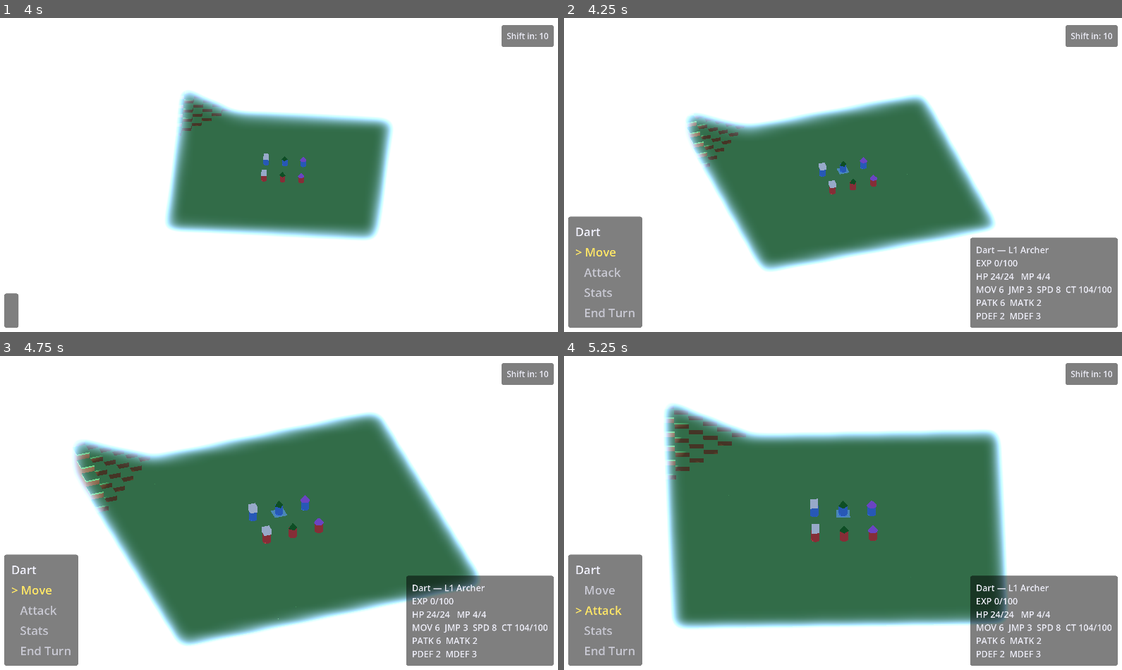
Above: before the commit, frames 1-4 (two rows, left to right).
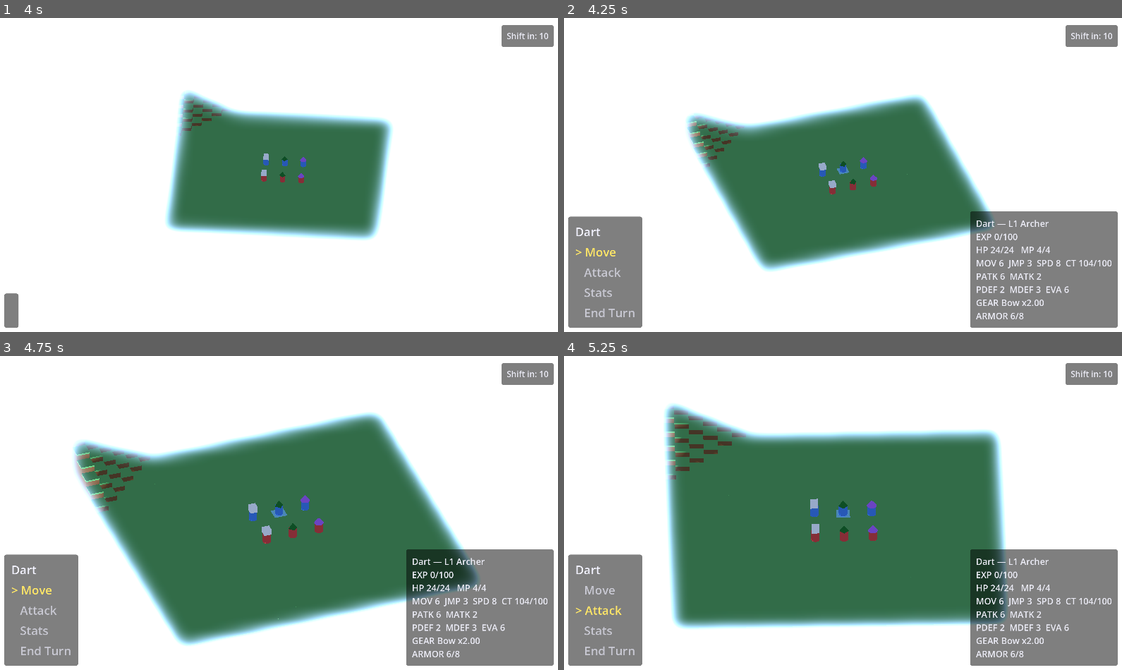
Above: after the commit, the same moments.

Repository: ZWMiller/cylinder_tactics
Game: Godot game, scene res://scenes/Main.tscn
The game is run twice, just before and just after one commit, with the same random seed, the same clock (stepped at 60 frames per second) and the same inputs.
Inputs (mouse positions are in pixels of both pictures, inside the frame that each line leads up to):
- Up to frame 1 (4 s): tap Enter (ui_accept) at 0.5, 0.77, 3.5, 3.77 s; move the mouse to (401, 159) at 0.52 s; hold Up (ui_up) 0.53-1.25 s; hold Q 0.53-1.25 s; click (401, 159) at 0.67 s; drag from (167, 190) to (251, 240) at 1.27 s; move the mouse to (334, 105) at 2.02 s; hold Up (ui_up) 2.03-2.75 s; tap T at 2.1 s; drag from (251, 240) to (111, 127) at 2.77 s; move the mouse to (446, 225) at 3.52 s; hold Left (ui_left) from 3.53 s (still down); hold E from 3.53 s (still down)
- Up to frame 2 (4.25 s): keep holding Left (ui_left); keep holding E
- Up to frame 3 (4.75 s): release Left (ui_left) at 4.25 s; release E at 4.25 s; drag from (111, 465) to (195, 434) at 4.27 s
- Up to frame 4 (5.25 s): move the mouse to (870, 513) at 5.02 s; hold Down (ui_down) from 5.03 s (still down); hold Q from 5.03 s (still down); click (870, 513) at 5.17 s

Frame 1 is identical in both runs. In frame 2, 3.2% of the frame differs, in the area x 72-100%, y 61-96%; in frame 3, 3.3%; in frame 4, 3.3%.

Commit message:
Add equipment + multiplicative damage model with armor sets
Replace subtractive atk-def with a multiplicative model where gear owns
part of the damage budget:
  offense    = round(atk x weapon.power)        (unarmed power = 1.0)
  mitigation = round(def x sum(armor) x scale)   (unarmored = 0)
  damage     = max(1, offense - mitigation)

- Equipment resource + in-code catalog (scripts/items/Equipment.gd):
  8 weapons + shield + 4 equal-budget armor sets, with wield requirements.
- Unit: two hand + three armor slots, equip/can_equip, weapon_power_for,
  armor_total, modifiers folded into max_stats, class default loadouts.
- CombatResolver: two global scale knobs (ARMOR_PHYS_SCALE 0.16 /
  ARMOR_MAG_SCALE 0.18), round-half-up; accuracy hook wired but dormant.
- Cloth set bonus (full set only): +1 mag_atk / +1 evasion (dodge);
  evasion reuses the reserved StatBlock field, inert until the hit formula.
- Stat panel shows EVA + gear/armor line; docs/EQUIPMENT.md + decision log.

Co-Authored-By: Claude Opus 4.8 <noreply@anthropic.com>

Diff:
--- a/scripts/Unit.gd
+++ b/scripts/Unit.gd
@@ -64,6 +64,23 @@
 ## system) updates this; `move_to` only handles the *visual* glide.
 var grid_coord: Vector2i = Vector2i.ZERO
 
+# --- Equipment (weapons + armor that feed the combat math) -------------------
+# The mount points: two hands (a weapon and a shield/offhand, or one two-hander filling
+# both) plus head/chest/boots armor. Gear supplies the multiplicative damage model's
+# weapon `power` and summed `armor_phys/mag` (see docs/EQUIPMENT.md and `CombatResolver`),
+# and may carry stat-rider `modifiers` folded into `max_stats`. Set at spawn from the class
+# default loadout; a real inventory/equip UI lands with the loot system.
+
+## The two hand mounts, front = main hand. A two-handed weapon sits in `hands[0]` with
+## `hands[1]` left null. Entries are `Equipment` or null. Iterated for weapon power, armor,
+## and modifiers, so it stays a plain list rather than two named vars.
+var hands: Array[Equipment] = [null, null]
+
+## The three armor mounts. Each is an `Equipment` (slot HEAD/CHEST/BOOTS) or null.
+var armor_head: Equipment = null
+var armor_chest: Equipment = null
+var armor_boots: Equipment = null
+
 # --- Stats (class base + per-person aptitude + banked level-up growth) ---------
 # Effective max stats = current class base + banked growth + aptitude:
 #   - `unit_class` (above) selects the base profile (and appearance),
@@ -180,6 +197,7 @@
 		recompute_stats()
 		current_hp = max_stats.max_hp
 		current_mp = max_stats.max_mp
+		_apply_default_loadout()   # gear the appearance-only path too (needs max_stats first)
 	# Idle until something calls `move_to`; no need to run `_process` every frame.
 	set_process(false)
 
@@ -272,6 +290,8 @@
 	recompute_stats()
 	current_hp = max_stats.max_hp
 	current_mp = max_stats.max_mp
+	# Gear depends on `max_stats` (requirement checks), so equip the class default loadout last.
+	_apply_default_loadout()
 
 
 ## Recompute `max_stats` from current class base + banked level-up growth + aptitude,
@@ -283,7 +303,10 @@
 	# unit still functions (zeroed) instead of crashing on a null base.
 	var base: StatBlock = cd.base if cd != null and cd.base != null else StatBlock.new()
 	var banked := UnitClasses.banked_growth(level_history)
-	max_stats = base.combined(banked).combined(_aptitude()).clamped_nonneg()
+	# Effective = class base + banked growth + aptitude + equipment riders, then floored at 0.
+	# Equipment modifiers (e.g. the Rapier's +1 speed) fold in here like aptitude, so re-equipping
+	# is just another recompute.
+	max_stats = base.combined(banked).combined(_aptitude()).combined(_equipment_modifiers()).clamped_nonneg()
 	current_hp = mini(current_hp, max_stats.max_hp)
 	current_mp = mini(current_mp, max_stats.max_mp)
 
@@ -345,12 +368,13 @@
 	var s := max_stats
 	# CT (Charge Time) is live initiative progress, shown beside SPD (its charge rate) as
 	# current/threshold — TurnManager.CT_THRESHOLD is the bar a unit fills to take its turn.
-	return "%s — L%d %s\nEXP %d/%d\nHP %d/%d   MP %d/%d\nMOV %d  JMP %d  SPD %d  CT %d/%d\nPATK %d  MATK %d\nPDEF %d  MDEF %d" % [
+	return "%s — L%d %s\nEXP %d/%d\nHP %d/%d   MP %d/%d\nMOV %d  JMP %d  SPD %d  CT %d/%d\nPATK %d  MATK %d\nPDEF %d  MDEF %d  EVA %d\n%s" % [
 		display_name(), level, UnitClasses.display_name(unit_class),
 		current_exp, EXP_PER_LEVEL,
 		current_hp, s.max_hp, current_mp, s.max_mp,
 		s.move, s.jump, s.speed, ct, TurnManager.CT_THRESHOLD,
-		s.phys_atk, s.mag_atk, s.phys_def, s.mag_def,
+		s.phys_atk, s.mag_atk, s.phys_def, s.mag_def, s.evasion,
+		equipment_summary(),
 	]
 
 
@@ -366,6 +390,137 @@
 			return Attack.physical_ranged()
 		_:
 			return Attack.physical_melee()
+
+
+## The damage multiplier from the equipped weapon matching `power_channel` (an `Attack.Power`):
+## a physical attack reads an equipped physical weapon, a magical attack an equipped staff/wand.
+## Returns 1.0 (the unarmed baseline — raw atk stat *is* the damage) when no matching weapon is
+## held, so a weaponless unit still fights. `CombatResolver` multiplies the atk stat by this.
+func weapon_power_for(power_channel: int) -> float:
+	var want := Equipment.Channel.PHYSICAL if power_channel == Attack.Power.PHYSICAL else Equipment.Channel.MAGICAL
+	for h in hands:
+		if h != null and h.channel == want:
+			return h.power
+	return 1.0
+
+
+## Sum of this unit's armor in one channel (`physical` → armor_phys, else armor_mag) across every
+## equipped piece — hands (shields) plus the three armor slots. Empty mounts contribute 0. This is
+## the `armor_*_total` the mitigation formula multiplies by the defense stat and the scale knob.
+func armor_total(physical: bool) -> float:
+	var total := 0.0
+	for e in _all_equipment():
+		total += e.armor_phys if physical else e.armor_mag
+	return total
+
+
+## The accuracy multiplier from the equipped weapon for `power_channel`, defaulting to 1.0.
+## A dormant hook for the future hit-chance formula (see `CombatResolver.hit_chance`); nothing
+## reads it yet, but it travels with the gear so evasion can plug in without re-plumbing.
+func weapon_accuracy_for(power_channel: int) -> float:
+	var want := Equipment.Channel.PHYSICAL if power_channel == Attack.Power.PHYSICAL else Equipment.Channel.MAGICAL
+	for h in hands:
+		if h != null and h.channel == want:
+			return h.accuracy
+	return 1.0
+
+
+## Whether this unit meets `item`'s requirement floors (checked field-by-field against the
+## current effective `max_stats`). A null/absent requirement is always satisfiable; before stats
+## are computed we allow it (spawn equips after `recompute_stats`). This is the strength/speed/
+## magic gate — a frail mage fails a Bastard Sword's phys_atk floor.
+func can_equip(item: Equipment) -> bool:
+	if item == null or item.requirements == null or max_stats == null:
+		return true
+	var r := item.requirements
+	var s := max_stats
+	return s.max_hp >= r.max_hp and s.max_mp >= r.max_mp and s.move >= r.move \
+		and s.jump >= r.jump and s.speed >= r.speed and s.phys_atk >= r.phys_atk \
+		and s.mag_atk >= r.mag_atk and s.phys_def >= r.phys_def and s.mag_def >= r.mag_def
+
+
+## Equip `item` into its slot and recompute stats (its modifiers may change them). Returns false
+## without changing anything if requirements aren't met. A two-handed weapon fills both hands; a
+## one-hander bumps off a held two-hander first, then takes the first free hand (else the main).
+func equip(item: Equipment) -> bool:
+	if not can_equip(item):
+		return false
+	match item.slot:
+		Equipment.Slot.HAND:
+			if item.hands >= 2:
+				hands[0] = item
+				hands[1] = null   # a two-hander occupies both mounts
+			else:
+				if hands[0] != null and hands[0].hands >= 2:
+					hands[0] = null   # drop the held two-hander to free a hand
+				if hands[0] == null:
+					hands[0] = item
+				elif hands[1] == null:
+					hands[1] = item
+				else:
+					hands[0] = item   # both full → replace main hand
+		Equipment.Slot.HEAD:
+			armor_head = item
+		Equipment.Slot.CHEST:
+			armor_chest = item
+		Equipment.Slot.BOOTS:
+			armor_boots = item
+	recompute_stats()
+	return true
+
+
+## Every non-null equipped piece, hands then armor — the one place that enumerates the mounts, so
+## armor-summing and modifier-folding share a single definition of "what's equipped".
+func _all_equipment() -> Array[Equipment]:
+	var out: Array[Equipment] = []
+	for h in hands:
+		if h != null:
+			out.append(h)
+	for a in [armor_head, armor_chest, armor_boots]:
+		if a != null:
+			out.append(a)
+	return out
+
+
+## The summed stat riders folded into `max_stats` by `recompute_stats`: each piece's own `modifiers`
+## (e.g. Rapier +1 speed) PLUS the set bonus if a full matching armor set is worn. Empty block when
+## nothing applies.
+func _equipment_modifiers() -> StatBlock:
+	var sum := StatBlock.new()
+	for e in _all_equipment():
+		if e.modifiers != null:
+			sum = sum.combined(e.modifiers)
+	var bonus := _active_set_bonus()
+	if bonus != null:
+		sum = sum.combined(bonus)
+	return sum
+
+
+## The set bonus a unit currently earns, or null. Requires all three armor slots filled with the
+## SAME non-empty `set_id` (e.g. full Cloth) — a partial set grants nothing. Set bonuses are defined
+## centrally in `Equipment.set_bonus`.
+func _active_set_bonus() -> StatBlock:
+	if armor_head == null or armor_chest == null or armor_boots == null:
+		return null
+	var id := armor_head.set_id
+	if id == &"" or armor_chest.set_id != id or armor_boots.set_id != id:
+		return null
+	return Equipment.set_bonus(id)
+
+
+## A short gear line for the inspect panel: the active weapon (name × power) and the summed
+## armor (phys/mag), so the equipment driving the combat math is visible on hover.
+func equipment_summary() -> String:
+	var weapon := "unarmed"
+	for h in hands:
+		if h != null and h.channel != Equipment.Channel.NONE:
+			weapon = "%s x%.2f" % [h.display_name, h.power]
+			break
+	var line := "GEAR %s\nARMOR %d/%d" % [weapon, int(armor_total(true)), int(armor_total(false))]
+	# Show the active set name so the set bonus reads as "on" at a glance (e.g. "[cloth set]").
+	if _active_set_bonus() != null:
+		line += "  [%s set]" % armor_head.set_id
+	return line
 
 
 ## Whether this unit knows at least one spell — gates the "Spell" action in the turn menu so it
@@ -574,6 +729,39 @@
 	return spells
 
 
+## The starting gear a fresh unit of `klass` carries (until inventory/loot exists): the three
+## battle archetypes from the balance pass — a Soldier with sword + shield + chainmail (the
+## all-rounder), an Archer with bow + leather, a Mage with staff + cloth. Returns fresh
+## `Equipment` instances each call so no two units share an item resource.
+static func default_loadout_for_class(klass: int) -> Array[Equipment]:
+	var kit: Array[Equipment] = []
+	match klass:
+		UnitClasses.Class.SOLDIER:
+			kit.append(Equipment.straight_sword())
+			kit.append(Equipment.shield())
+			kit.append_array(Equipment.chainmail_set())
+		UnitClasses.Class.ARCHER:
+			kit.append(Equipment.bow())
+			kit.append_array(Equipment.leather_set())
+		UnitClasses.Class.MAGE:
+			kit.append(Equipment.staff())
+			kit.append_array(Equipment.cloth_set())
+	return kit
+
+
+## Clear any held gear and equip this unit's class default loadout. Called at spawn AFTER stats
+## exist (equip checks requirements against `max_stats`). Items whose requirements aren't met are
+## silently skipped — e.g. a rolled enemy mage that rolled below the staff's MAG floor simply
+## casts unarmed (power 1.0) rather than crashing.
+func _apply_default_loadout() -> void:
+	hands = [null, null]
+	armor_head = null
+	armor_chest = null
+	armor_boots = null
+	for item in default_loadout_for_class(unit_class):
+		equip(item)
+
+
 ## Seat the body's feet at local y=0 and rest the hat on top of the body. Both
 ## positions are derived from the actual mesh sizes, so resizing a mesh in the
 ## editor (or swapping the hat for a taller/blockier shape) keeps everything
--- a/scripts/combat/CombatResolver.gd
+++ b/scripts/combat/CombatResolver.gd
@@ -10,19 +10,36 @@
 extends RefCounted
 
 
+## How strongly armor mitigates each channel — the two global tuning KNOBS for "how effective
+## is armor relative to damage", one per channel so physical and magical lethality tune
+## independently. A piece's `armor_phys`/`armor_mag` are authored as chunky numbers; these
+## scales convert the summed armor into felt mitigation, so retuning the whole game's armor is
+## one number, and fixing one off-feeling piece is a local edit. See docs/EQUIPMENT.md.
+const ARMOR_PHYS_SCALE := 0.16
+const ARMOR_MAG_SCALE := 0.18
+
+
 ## Probability [0,1] that `attacker` hits `target` with `attack`. **MOCK: always 1.0** for the
 ## deterministic-first pass (per docs/GAME_DESIGN.md — "always hit; the dice come later"). The
-## real version will fold in evasion / height / status; it lives here as one named seam so the
-## formula has a home and the rest of the pipeline (roll, damage) is already wired around it.
+## real version will fold in evasion / height / status — and the equipment hooks are already in
+## place for it: `Equipment.accuracy` (per weapon) and a future dodge stat will drive roughly
+## `attacker_accuracy × weapon.accuracy − target_dodge`. For now this stays the one named seam.
 static func hit_chance(_attacker: Unit, _target: Unit, _attack: Attack) -> float:
 	return 1.0
 
 
-## Damage `attacker` deals to `target` with `attack`: `atk − def`, floored at 1 (the agreed
-## subtractive formula, small-numbers philosophy — docs/DECISION_LOG.md). Floored at 1 so an
-## attack always chips at least a point, never heals.
+## Damage `attacker` deals to `target` with `attack`, via the MULTIPLICATIVE model
+## (docs/EQUIPMENT.md / DECISION_LOG.md):
+##   offense    = round(atk_stat × equipped_weapon.power)      # unarmed power = 1.0
+##   mitigation = round(def_stat × summed_armor × scale_knob)
+##   damage     = max(1, offense − mitigation)
+## "round" is round-half-up (`floor(x + 0.5)`) so fractional results land forgivingly rather than
+## always truncating down. Floored at 1 so an attack always chips at least a point, never heals.
+## The channel (physical vs magical) is read off the `Attack`, selecting the atk/def stat pair,
+## the matching equipped weapon, and the armor channel + scale knob.
 static func compute_damage(attacker: Unit, target: Unit, attack: Attack) -> int:
-	return maxi(1, _offense(attacker, attack) - _defense(target, attack))
+	var offense := _round_half_up(float(_offense_stat(attacker, attack)) * attacker.weapon_power_for(attack.power))
+	return maxi(1, offense - _mitigation(target, attack))
 
 
 ## Resolve one attack into an outcome the caller acts on. Rolls the dice against `hit_chance`
@@ -42,11 +59,23 @@
 	}
 
 
-## The attacker's offensive stat for this attack's power channel.
-static func _offense(unit: Unit, attack: Attack) -> int:
+## The attacker's raw offensive stat for this attack's channel (before the weapon multiplier).
+static func _offense_stat(unit: Unit, attack: Attack) -> int:
 	return unit.max_stats.phys_atk if attack.power == Attack.Power.PHYSICAL else unit.max_stats.mag_atk
 
 
-## The target's defensive stat for this attack's power channel.
-static func _defense(unit: Unit, attack: Attack) -> int:
-	return unit.max_stats.phys_def if attack.power == Attack.Power.PHYSICAL else unit.max_stats.mag_def
+## The target's mitigation for this attack: defense stat × summed armor in the matching channel ×
+## that channel's scale knob, round-half-up. An unarmored target sums to 0 armor → 0 mitigation
+## (full damage), so the defense STAT only pays off when there's armor to multiply.
+static func _mitigation(target: Unit, attack: Attack) -> int:
+	var physical := attack.power == Attack.Power.PHYSICAL
+	var def_stat := target.max_stats.phys_def if physical else target.max_stats.mag_def
+	var armor := target.armor_total(physical)
+	var scale := ARMOR_PHYS_SCALE if physical else ARMOR_MAG_SCALE
+	return _round_half_up(float(def_stat) * armor * scale)
+
+
+## Round half up (`floor(x + 0.5)`): the shared, forgiving rounding for offense and mitigation,
+## so a 13.95 lands as 14 rather than truncating to 13. Returns an int.
+static func _round_half_up(x: float) -> int:
+	return int(floor(x + 0.5))
--- /dev/null
+++ b/scripts/items/Equipment.gd
@@ -0,0 +1,191 @@
+## A wearable/wieldable ITEM — the data that plugs equipment into the combat math.
+## One generic resource covers weapons, shields, and armor; which fields matter depends
+## on the `slot`/`channel`. Like `Attack`, this is pure data the rest of the system reads:
+## `CombatResolver` reads `power`/`armor_*`, `Unit` reads `requirements`/`modifiers`.
+##
+## THE DAMAGE MODEL this exists to serve (multiplicative — see docs/EQUIPMENT.md):
+##   physical damage = phys_atk × weapon.power − phys_def × armor_phys_total × ARMOR_PHYS_SCALE
+##   magical  damage = mag_atk  × spell.power  − mag_def  × armor_mag_total  × ARMOR_MAG_SCALE
+## A weapon's `power` is the multiplier on the wielder's raw attack stat (unarmed baseline
+## is 1.0); armor's `armor_phys`/`armor_mag` are SUMMED across every equipped piece and then
+## multiplied by the wearer's defense stat. So the stat decides how *well* you use the gear,
+## and the gear decides how much there is to use — neither alone is your offense/defense.
+##
+## A `Resource` so items can later be authored as `.tres` and dropped on units; for now the
+## catalog is built in code via the `static` factories below (the same pattern as
+## `Attack.fireball()` — authored data assets come when loot/inventory lands).
+class_name Equipment
+extends Resource
+
+## Where the item mounts. A unit has two HAND mounts (weapon/shield; a two-hander fills
+## both) and one each of HEAD/CHEST/BOOTS. Armor totals sum across HAND (shields) + the
+## three armor slots, so a shield contributes to mitigation just like a breastplate.
+enum Slot { HAND, HEAD, CHEST, BOOTS }
+
+## Which damage channel a weapon's `power` multiplies — or NONE for non-offensive gear
+## (shields, armor). PHYSICAL weapons scale `phys_atk`; MAGICAL weapons (staff/wand) scale
+## `mag_atk`, so an equipped staff is what makes a Fireball hit hard. `Unit.weapon_power_for`
+## matches an attack's channel to the right equipped weapon.
+enum Channel { NONE, PHYSICAL, MAGICAL }
+
+## Menu / log label.
+@export var display_name: String = "Equipment"
+
+## Which mount this occupies (see Slot).
+@export var slot: Slot = Slot.HAND
+
+## How many hands a HAND-slot item needs: 1 (leaves the other hand free for a shield/offhand)
+## or 2 (a two-hander that occupies both). Ignored for armor slots.
+@export var hands: int = 1
+
+## Which attack channel this weapon powers (see Channel). NONE for shields/armor.
+@export var channel: Channel = Channel.NONE
+
+## The damage multiplier on the wielder's attack stat (weapon_power / spell_power are the
+## same field, read per channel). 1.0 ≈ "raw stat is the damage"; >1 scales it up. Unused
+## when channel is NONE.
+@export var power: float = 1.0
+
+## Physical / magical mitigation this piece contributes. SUMMED across all equipped gear,
+## then multiplied by the wearer's phys_def/mag_def and the global scale knob. 0 for weapons.
+@export var armor_phys: float = 0.0
+@export var armor_mag: float = 0.0
+
+## Which armor SET this piece belongs to (e.g. &"cloth"), or &"" for none. When a unit wears a
+## full matching set (head + chest + boots all this id), it gains the set's bonus rider — see
+## `set_bonus` and `Unit._active_set_bonus`. Weapons/shields leave this empty.
+@export var set_id: StringName = &""
+
+## Hit-chance multiplier for the future accuracy formula (≈ attacker_accuracy × weapon.accuracy
+## − target_dodge). Wired onto the data now and left at 1.0 on every item; `CombatResolver.hit_chance`
+## still mocks 1.0, so this is a dormant seam until evasion lands.
+@export var accuracy: float = 1.0
+
+## Minimum stats to wield/wear this, as a `StatBlock` of floors (e.g. a Bastard Sword's
+## requirements has phys_atk = 7, everything else 0). `Unit.can_equip` checks each field, so
+## a low-strength mage can't lift a two-handed broadsword. Null = no requirement.
+@export var requirements: StatBlock = null
+
+## Stat riders folded into the wearer's effective stats like aptitude (e.g. the Rapier's +1
+## speed). Most starter gear has none. Null = no modifiers.
+@export var modifiers: StatBlock = null
+
+
+# --- Catalog (built in code, like the Attack factories) ----------------------
+# Tuned against the level-1 class stats in assets/classes/ — see docs/EQUIPMENT.md for the
+# full numbers table and the balance reasoning behind each tier and requirement gate.
+
+## Build a StatBlock from a {field: value} dict — the shared helper for both requirement
+## floors and stat-rider modifiers (a StatBlock defaults every field to 0, so we only set
+## the ones that matter). `set()` by name keeps this generic over the stat schema.
+static func _block(fields: Dictionary) -> StatBlock:
+	var sb := StatBlock.new()
+	for field in fields:
+		sb.set(field, fields[field])
+	return sb
+
+## Assemble a weapon: a HAND item with a damage channel + multiplier and a requirement floor.
+static func _weapon(name: String, hand_count: int, chan: Channel, pwr: float, req: StatBlock) -> Equipment:
+	var e := Equipment.new()
+	e.display_name = name
+	e.slot = Slot.HAND
+	e.hands = hand_count
+	e.channel = chan
+	e.power = pwr
+	e.requirements = req
+	return e
+
+## Assemble an armor piece: a HEAD/CHEST/BOOTS item contributing phys/mag mitigation, no offense.
+## `set` tags it for the set-bonus check (empty = no set).
+static func _armor(name: String, armor_slot: Slot, phys: float, mag: float, set := &"") -> Equipment:
+	var e := Equipment.new()
+	e.display_name = name
+	e.slot = armor_slot
+	e.channel = Channel.NONE
+	e.armor_phys = phys
+	e.armor_mag = mag
+	e.set_id = set
+	return e
+
+
+## The bonus rider a unit gains ONLY while wearing a full matching set (head + chest + boots), keyed
+## by `set_id`. Returns a fresh `StatBlock` or null. Built in code (a StatBlock can't be `const`).
+## Cloth = +1 mag_atk / +1 evasion (the reserved "dodge" stat — stored & shown now, but inert until
+## the accuracy/dodge hit formula lands). Other sets have no bonus yet — add cases here.
+static func set_bonus(set: StringName) -> StatBlock:
+	match set:
+		&"cloth":
+			return _block({"mag_atk": 1, "evasion": 1})
+		_:
+			return null
+
+# Weapons --------------------------------------------------------------------
+
+## 1H, almost no requirement, low power — the universal fallback (even a mage can hold one).
+static func dagger() -> Equipment:
+	return _weapon("Dagger", 1, Channel.PHYSICAL, 1.2, _block({"phys_atk": 1}))
+
+## 1H finesse blade gated on SPEED (archers/quick units), medium power, +1 speed rider.
+static func rapier() -> Equipment:
+	var e := _weapon("Rapier", 1, Channel.PHYSICAL, 1.5, _block({"speed": 7}))
+	e.modifiers = _block({"speed": 1})
+	return e
+
+## 1H, medium strength gate, medium power — the soldier's bread-and-butter blade.
+static func straight_sword() -> Equipment:
+	return _weapon("Straight Sword", 1, Channel.PHYSICAL, 1.8, _block({"phys_atk": 5}))
+
+## 2H ranged, gated on speed + a little strength, medium power — the archer's weapon.
+static func bow() -> Equipment:
+	return _weapon("Bow", 2, Channel.PHYSICAL, 2.0, _block({"speed": 7, "phys_atk": 4}))
+
+## 2H, high strength gate (wieldable by a level-1 Soldier, not an Archer), high power.
+static func bastard_sword() -> Equipment:
+	return _weapon("Bastard Sword", 2, Channel.PHYSICAL, 2.1, _block({"phys_atk": 7}))
+
+## 1H caster weapon, medium MAG gate, good (sub-staff) spell power.
+static func wand() -> Equipment:
+	return _weapon("Magic Wand", 1, Channel.MAGICAL, 1.2, _block({"mag_atk": 5}))
+
+## 2H caster weapon, high MAG gate (wieldable by a level-1 Mage), highest spell power.
+static func staff() -> Equipment:
+	return _weapon("Magic Staff", 2, Channel.MAGICAL, 1.55, _block({"mag_atk": 8}))
+
+## 1H, no requirement, adds a small amount of BOTH armor channels — a defensive offhand.
+static func shield() -> Equipment:
+	var e := Equipment.new()
+	e.display_name = "Shield"
+	e.slot = Slot.HAND
+	e.hands = 1
+	e.channel = Channel.NONE
+	e.armor_phys = 2.0
+	e.armor_mag = 1.0
+	return e
+
+# Armor sets (head / chest / boots; per-piece phys / mag) ---------------------
+# Each set totals the same defensive budget, split differently along the phys↔mag axis:
+# Cloth Σ5/9, Leather Σ6/8, Chainmail Σ8/6, Plate Σ9/5. See docs/EQUIPMENT.md.
+
+static func cloth_head() -> Equipment:    return _armor("Cloth Hood", Slot.HEAD, 1.0, 3.0, &"cloth")
+static func cloth_chest() -> Equipment:   return _armor("Cloth Robe", Slot.CHEST, 3.0, 4.0, &"cloth")
+static func cloth_boots() -> Equipment:   return _armor("Cloth Shoes", Slot.BOOTS, 1.0, 2.0, &"cloth")
+static func cloth_set() -> Array[Equipment]:
+	return [cloth_head(), cloth_chest(), cloth_boots()]
+
+static func leather_head() -> Equipment:  return _armor("Leather Cap", Slot.HEAD, 2.0, 2.0, &"leather")
+static func leather_chest() -> Equipment: return _armor("Leather Vest", Slot.CHEST, 3.0, 4.0, &"leather")
+static func leather_boots() -> Equipment: return _armor("Leather Boots", Slot.BOOTS, 1.0, 2.0, &"leather")
+static func leather_set() -> Array[Equipment]:
+	return [leather_head(), leather_chest(), leather_boots()]
+
+static func chainmail_head() -> Equipment:  return _armor("Chain Coif", Slot.HEAD, 2.0, 2.0, &"chainmail")
+static func chainmail_chest() -> Equipment: return _armor("Chain Hauberk", Slot.CHEST, 4.0, 3.0, &"chainmail")
+static func chainmail_boots() -> Equipment: return _armor("Chain Greaves", Slot.BOOTS, 2.0, 1.0, &"chainmail")
+static func chainmail_set() -> Array[Equipment]:
+	return [chainmail_head(), chainmail_chest(), chainmail_boots()]
+
+static func plate_head() -> Equipment:    return _armor("Plate Helm", Slot.HEAD, 3.0, 2.0, &"plate")
+static func plate_chest() -> Equipment:   return _armor("Plate Cuirass", Slot.CHEST, 4.0, 2.0, &"plate")
+static func plate_boots() -> Equipment:   return _armor("Plate Sabatons", Slot.BOOTS, 2.0, 1.0, &"plate")
+static func plate_set() -> Array[Equipment]:
+	return [plate_head(), plate_chest(), plate_boots()]
Not shown, added: scripts/items/Equipment.gd.uid
Not shown, changed: docs/DECISION_LOG.md
Not shown, added: docs/EQUIPMENT.md
Not shown, changed: docs/TODO.md
